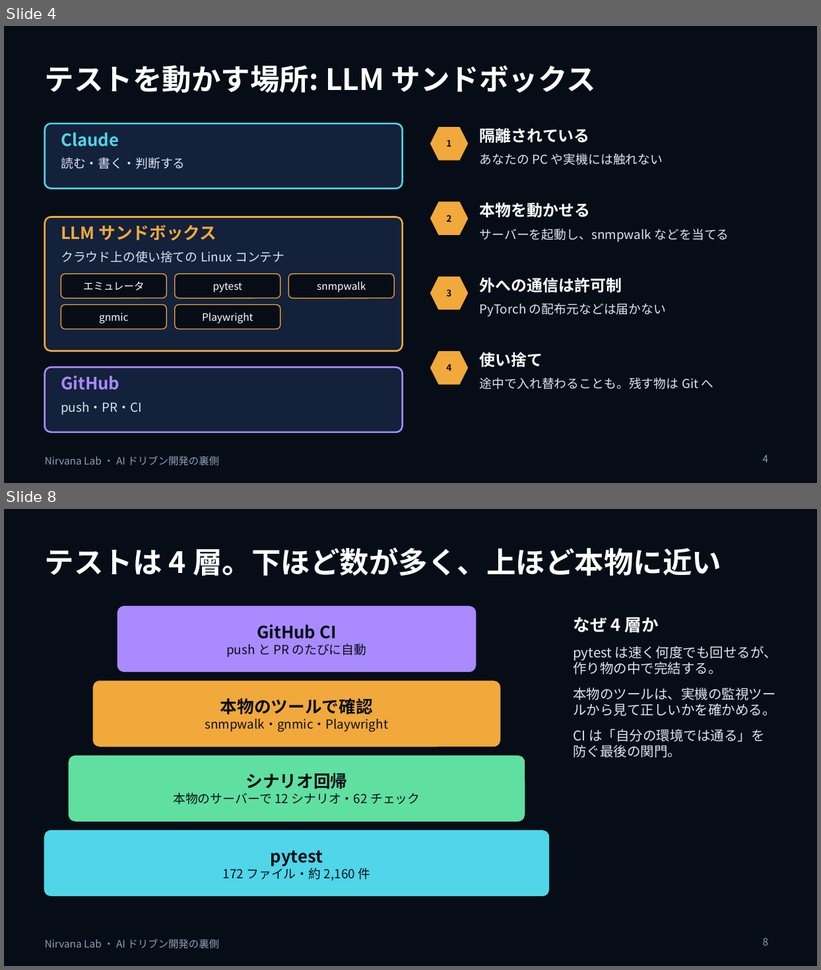
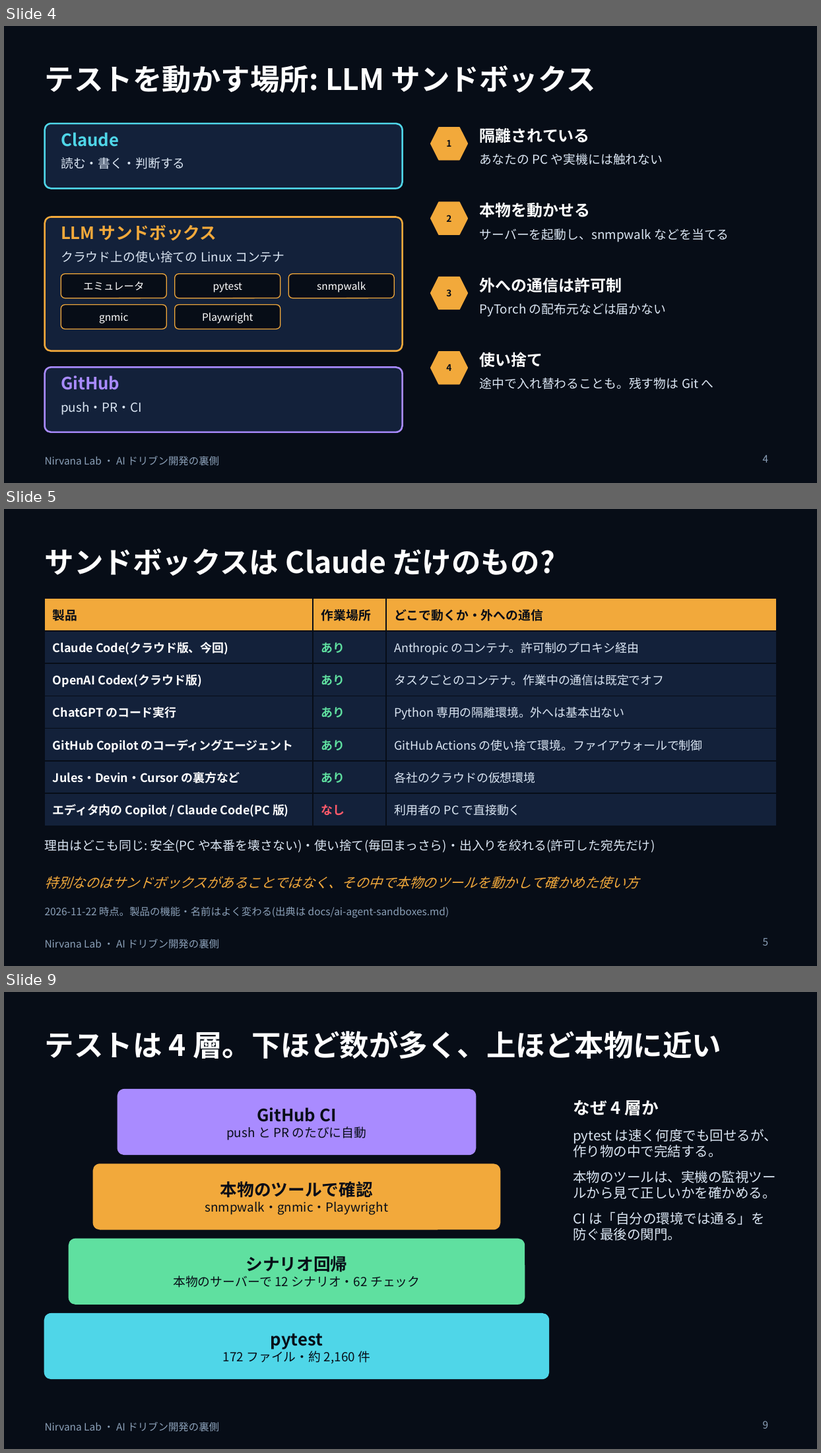
Before and after one commit to w-index-m/nirvana-lab, a slide deck: docs/ai-driven-dev-behind-the-scenes.pptx. Shown one above the other, each under a label of ours: slides 4 and 8 before the commit, slides 4, 5 and 9 after it; the slides between them are not shown. The pictures are 821x970 and 821x1453 pixels, drawn with LibreOffice and Linux fonts; fonts in the diff are those of the drawing. Boxes give left, top, right and bottom in pixels: in the first picture for what was removed or moved away, otherwise in the second. Text is boxed around its words. In the diff, an @@ line names an element or a change of style, - is before the commit and + after.

```diff
--- a/docs/ai-driven-dev-behind-the-scenes.pptx
+++ b/docs/ai-driven-dev-behind-the-scenes.pptx
@@ slide 5 added at (4,509,817,966), background #070D17; not listed: 1 template element that a slide beside it also shows @@
@@ title added at (45,549,556,576), 26 pt, text #FFFFFF, bold @@
+サンドボックスは Claude だけのもの?
@@ table added at (45,599,776,820), 7 rows, 3 columns @@
+製品 | 作業場所 | どこで動くか・外への通信
+Claude Code(クラウド版、今回) | あり | Anthropic のコンテナ。許可制のプロキシ経由
+OpenAI Codex(クラウド版) | あり | タスクごとのコンテナ。作業中の通信は既定でオフ
+ChatGPT のコード実行 | あり | Python 専用の隔離環境。外へは基本出ない
+GitHub Copilot のコーディングエージェント | あり | GitHub Actions の使い捨て環境。ファイアウォールで制御
+Jules・Devin・Cursor の裏方など | あり | 各社のクラウドの仮想環境
+エディタ内の Copilot / Claude Code(PC 版) | なし | 利用者の PC で直接動く
@@ text added at (45,840,655,853), 11 pt, text #DBE6F3 @@
+理由はどこも同じ: 安全(PC や本番を壊さない)・使い捨て(毎回まっさら)・出入りを絞れる(許可した宛先だけ)
@@ text added at (45,876,640,889), 12 pt, text #F2A93B, italic @@
+特別なのはサンドボックスがあることではなく、その中で本物のツールを動かして確かめた使い方
@@ text added at (45,907,450,918), 9 pt, text #8BA0B8 @@
+2026-11-22 時点。製品の機能・名前はよく変わる(出典は docs/ai-agent-sandboxes.md)
@@ page number added at (763,938,769,946), 9 pt, text #8BA0B8 @@
+5
@@ what was slide 8 is now slide 9 @@
@@ page number at (763,1421,769,1429): text changed @@
-8
+9
```
Also in this commit, not shown: 3 slides changed, 2 other files.
